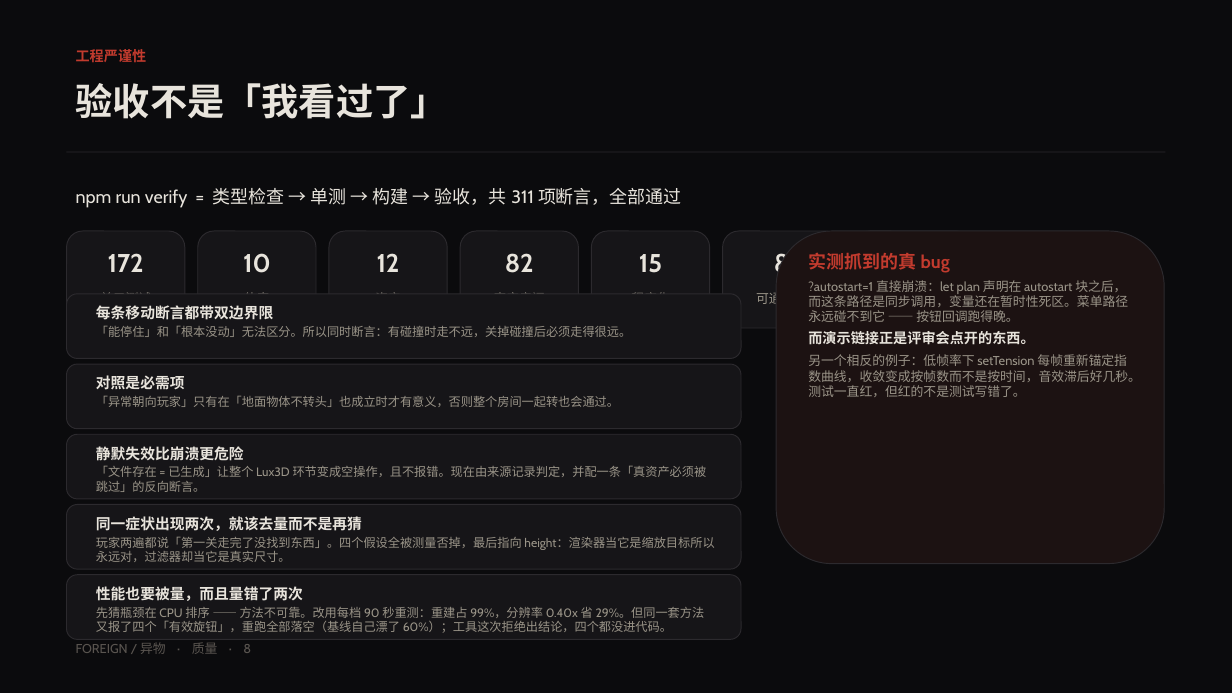
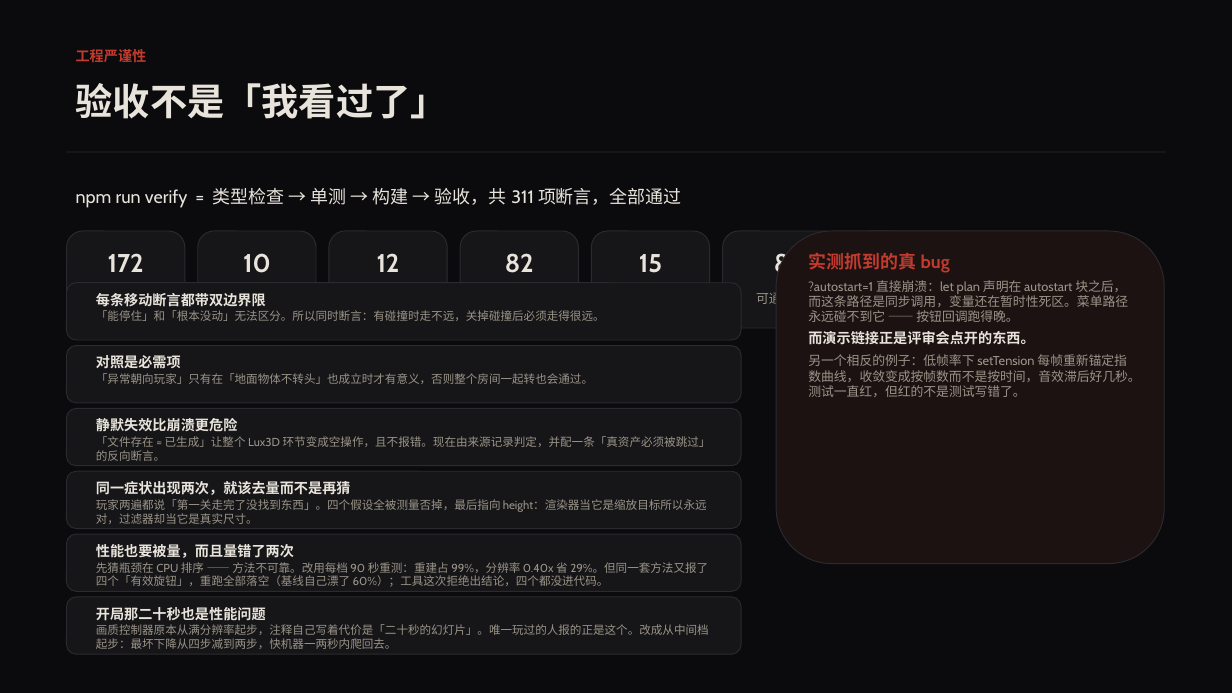
Before and after one commit to cyn-nya/foreign, a slide deck: slide 8 of artifacts/report/FOREIGN-report.pptx. Drawn at 1232x693 pixels with LibreOffice and Linux fonts; fonts in the diff are those of the drawing. Boxes give left, top, right and bottom in pixels: in the first picture for what was removed or moved away, otherwise in the second. Text is boxed around its words. In the diff, an @@ line names an element or a change of style, - is before the commit and + after.

```diff
--- a/artifacts/report/FOREIGN-report.pptx
+++ b/artifacts/report/FOREIGN-report.pptx
@@ rounded rectangle: place and size @@
-rounded rectangle at [67,294,741,359]
+rounded rectangle at [67,283,741,340]
@@ text "每条移动断言都带双边界限": place and size @@
-text "每条移动断言都带双边界限" at [96,305,631,337]
+text "每条移动断言都带双边界限" at [96,293,605,321]
@@ text "每条移动断言都带双边界限" at [96,293,605,321]: size 11.5 to 11 pt in "每条移动断言都带双边界限"; size 9.5 to 9 pt in "「能停住」和「根本没动」无法区分。所以同时断言：有碰撞时走不远，关掉碰撞后必须走得很远。"; less space between paragraphs @@
@@ text removed at [244,292,270,308] @@
-体素
@@ text removed at [375,292,401,294] @@
-资产
@@ text removed at [494,292,545,294] @@
-真实房间
@@ text removed at [631,292,669,294] @@
-程序化
@@ rounded rectangle: place and size @@
-rounded rectangle at [67,364,741,429]
+rounded rectangle at [67,346,741,403]
@@ text "对照是必需项": place and size @@
-text "对照是必需项" at [96,375,619,407]
+text "对照是必需项" at [96,355,593,384]
@@ text "对照是必需项" at [96,355,593,384]: size 11.5 to 11 pt in "对照是必需项"; size 9.5 to 9 pt in "「异常朝向玩家」只有在「地面物体不转头」也成立时才有意义，否则整个房间一起转也会通过。"; less space between paragraphs @@
@@ rounded rectangle: place and size @@
-rounded rectangle at [67,434,741,499]
+rounded rectangle at [67,409,741,466]
@@ text "静默失效比崩溃更危险": place and size @@
-text "静默失效比崩溃更危险" at [96,446,707,492]
+text "静默失效比崩溃更危险" at [96,418,711,461]
@@ text "静默失效比崩溃更危险" at [96,418,711,461]: size 11.5 to 11 pt in "静默失效比崩溃更危险"; size 9.5 to 9 pt in "「文件存在 = 已生成」让整个 Lux3D 环节变成空操作，且不报错。现在由来源记录判定，并配一条「真资产必须被跳过」的 ..."; less space between paragraphs @@
@@ rounded rectangle: place and size @@
-rounded rectangle at [67,505,741,569]
+rounded rectangle at [67,471,741,529]
@@ text "同一症状出现两次，就该去量而不是再猜": place and size @@
-text "同一症状出现两次，就该去量而不是再猜" at [96,516,714,562]
+text "同一症状出现两次，就该去量而不是再猜" at [96,481,707,524]
@@ text "同一症状出现两次，就该去量而不是再猜" at [96,481,707,524]: size 11.5 to 11 pt in "同一症状出现两次，就该去量而不是再猜"; size 9.5 to 9 pt in "玩家两遍都说「第一关走完了没找到东西」。四个假设全被测量否掉，最后指向 height：渲染器当它是缩放目标所以永远对，过 ..."; less space between paragraphs @@
@@ rounded rectangle: place and size @@
-rounded rectangle at [67,575,741,640]
+rounded rectangle at [67,534,741,592]
@@ text "性能也要被量，而且量错了两次": place and size @@
-text "性能也要被量，而且量错了两次" at [96,586,705,633]
+text "性能也要被量，而且量错了两次" at [96,544,708,587]
@@ text "性能也要被量，而且量错了两次" at [96,544,708,587]: size 11.5 to 11 pt in "性能也要被量，而且量错了两次"; size 9.5 to 9 pt in "先猜瓶颈在 CPU 排序 —— 方法不可靠。改用每档 90 秒重测：重建占 ..."; less space between paragraphs @@
@@ rounded rectangle added at [67,597,741,654], fill #161518, outline #2C2A2E 0.75 pt @@
@@ text added at [96,607,709,649], 9 pt, text #9A9488 @@
+开局那二十秒也是性能问题
+画质控制器原本从满分辨率起步，注释自己写着代价是「二十秒的幻灯片」。唯一玩过的人报的正是这个。改成从中间档起步：最坏下降从四步减到两步，快机器一两秒内爬回去。
```
Also in this commit, not shown: 2 other files.
